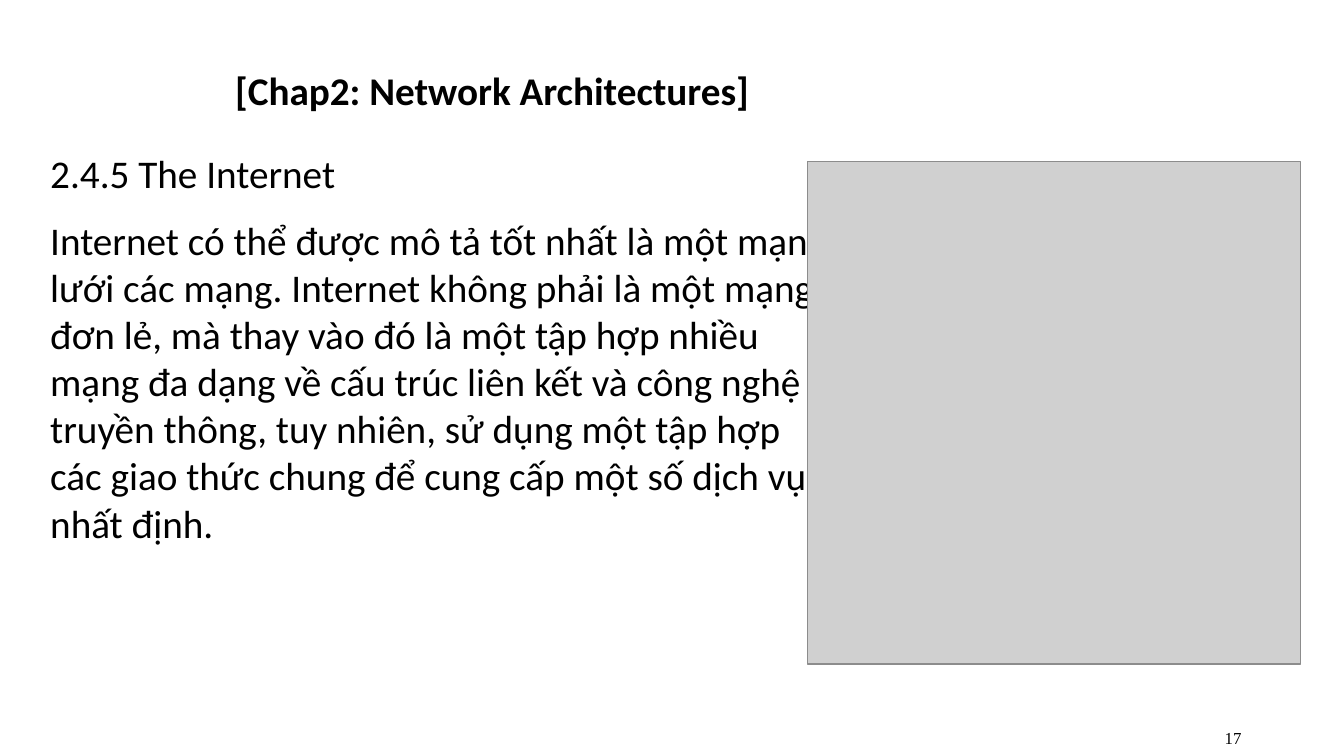
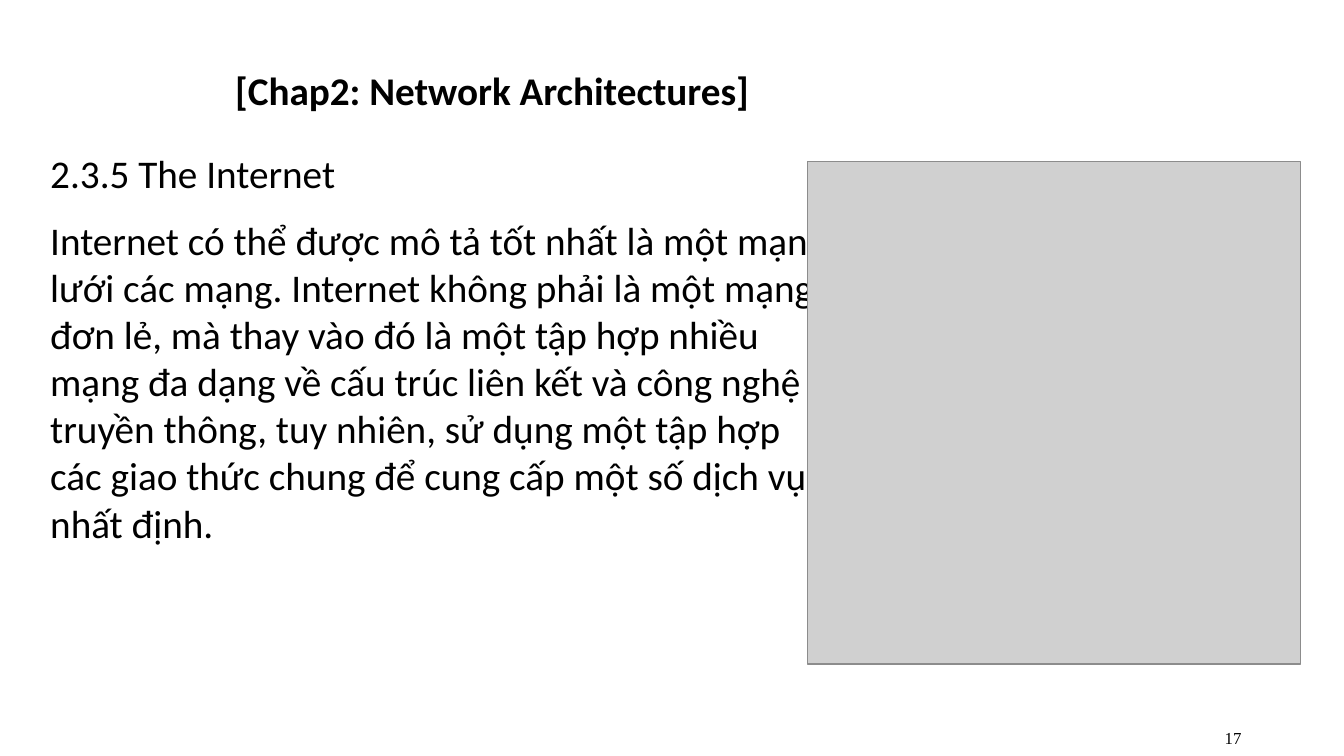
Before and after one commit to quang-vn26/Advanced-Network-Programming-Tieng-Viet-, a slide deck: slide 17 of pp1.pptx. Drawn at 1344x756 pixels with LibreOffice and Linux fonts; fonts in the diff are those of the drawing; grey boxes stand for pictures; background and template pictures are left out. Boxes give left, top, right and bottom in pixels: in the first picture for what was removed or moved away, otherwise in the second. Text is boxed around its words. In the diff, an @@ line names an element or a change of style, - is before the commit and + after.

```diff
--- a/pp1.pptx
+++ b/pp1.pptx
@@ text at (50, 160, 335, 189): text changed @@
-2.4.5 The Internet
+2.3.5 The Internet
```
Also in this commit, not shown: 15 other slides changed, 11 slides added, 2 slides removed.
